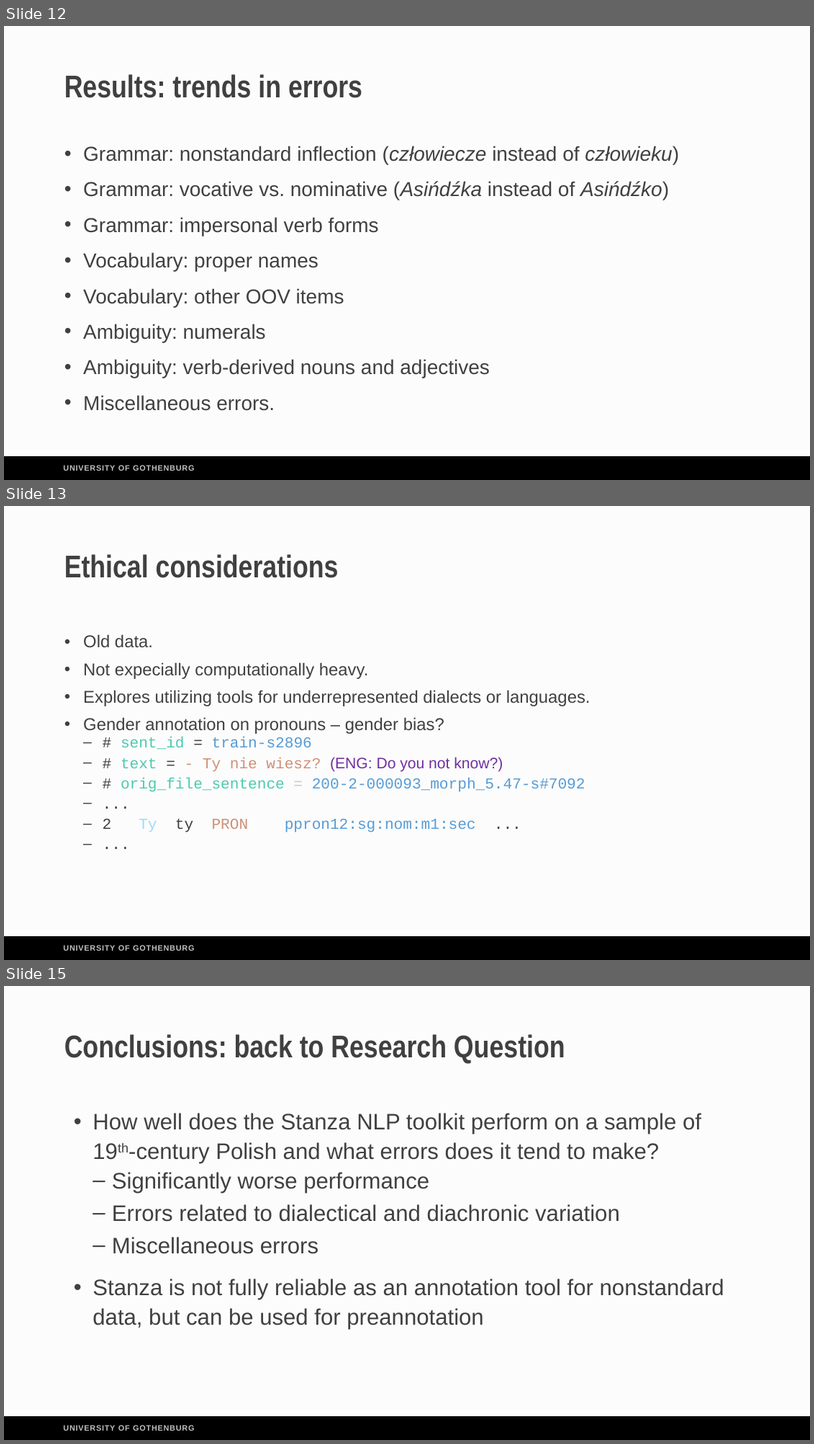
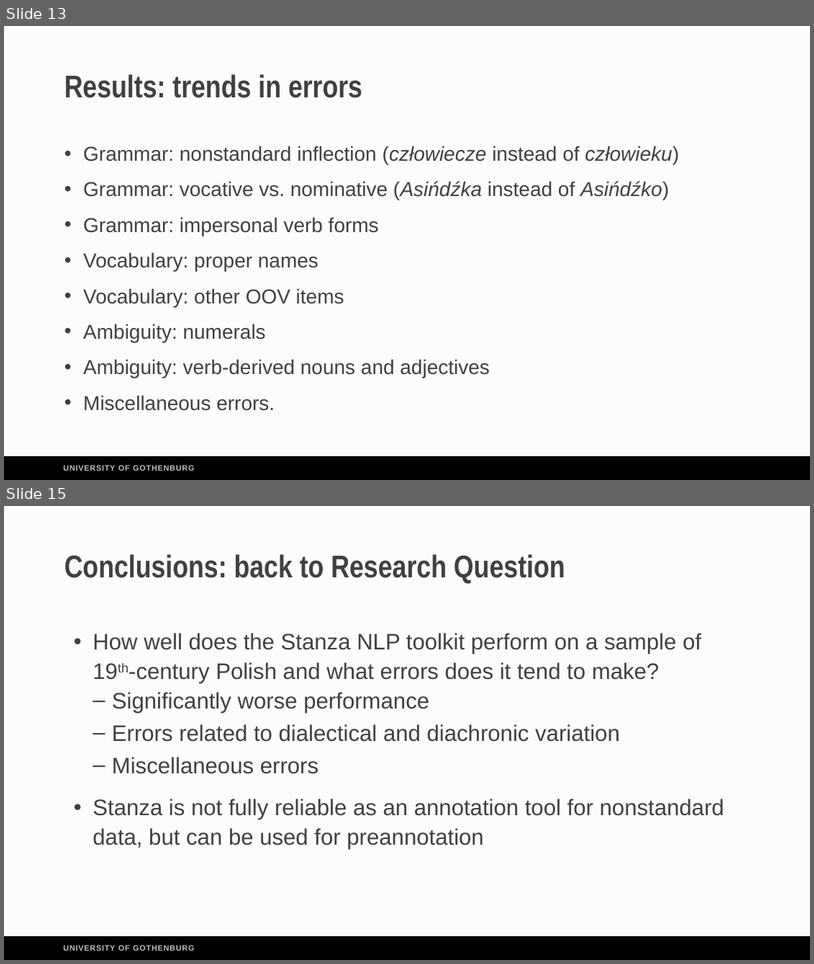
Before and after one commit to Turtilla/WSMF-presentation, a slide deck: presentation/WSMF_presentation.pptx. Shown one above the other, each under a label of ours: slides 12, 13 and 15 before the commit, slides 13 and 15 after it; the slides between them are not shown. The pictures are 814x1444 and 814x964 pixels, drawn with LibreOffice and Linux fonts; fonts in the diff are those of the drawing. Boxes give left, top, right and bottom in pixels: in the first picture for what was removed or moved away, otherwise in the second. Text is boxed around its words. In the diff, an @@ line names an element or a change of style, - is before the commit and + after.

```diff
--- a/presentation/WSMF_presentation.pptx
+++ b/presentation/WSMF_presentation.pptx
@@ slide 13 removed at [4,506,810,960], background #F2F2F2 at 20% opacity; not listed: 2 template elements that a slide beside it also shows @@
@@ title removed at [64,554,339,578] @@
-Ethical considerations
@@ text removed at [83,634,591,832] @@
-• Old data.
-• Not expecially computationally heavy.
-• Explores utilizing tools for underrepresented dialects or languages.
-• Gender annotation on pronouns – gender bias?
-  – # sent_id = train-s2896
-  – # text = - Ty nie wiesz? (ENG: Do you not know?)
-  – # orig_file_sentence = 200-2-000093_morph_5.47-s#7092
-  – ...
-  – 2 Ty ty PRON ppron12:sg:nom:m1:sec ...
-  – ...
@@ what was slide 12 is now slide 13 @@
```
Also in this commit, not shown: 8 slides changed, 1 slide added, 1 other file.
